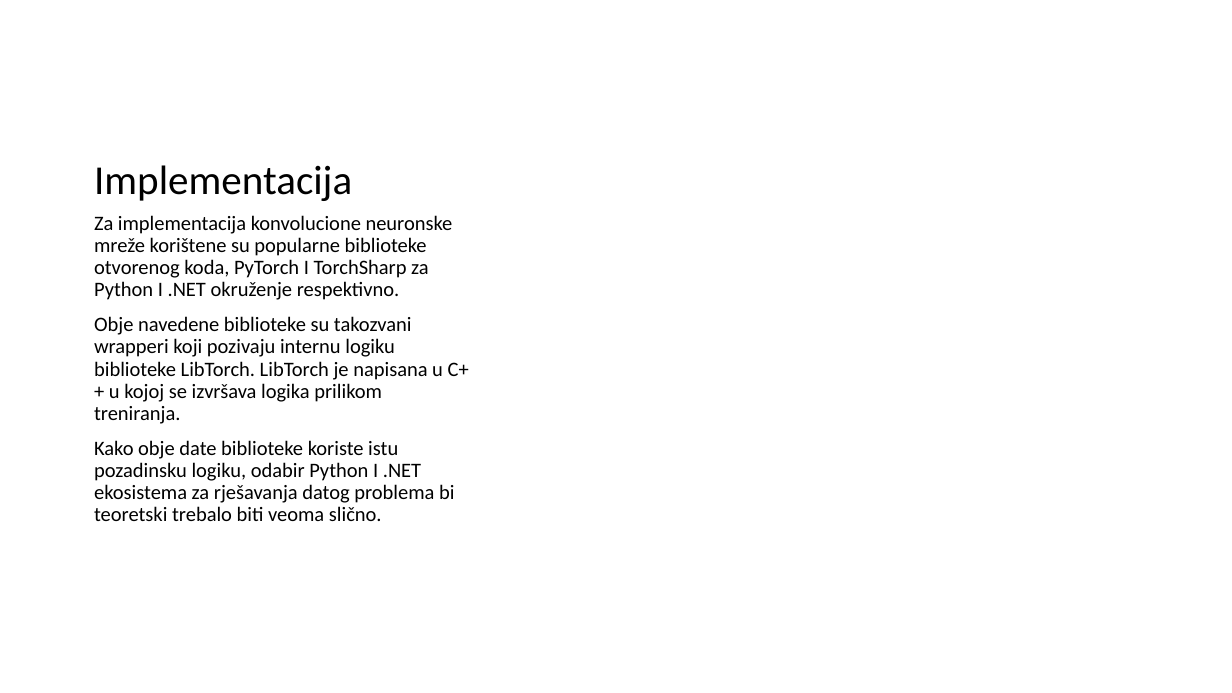
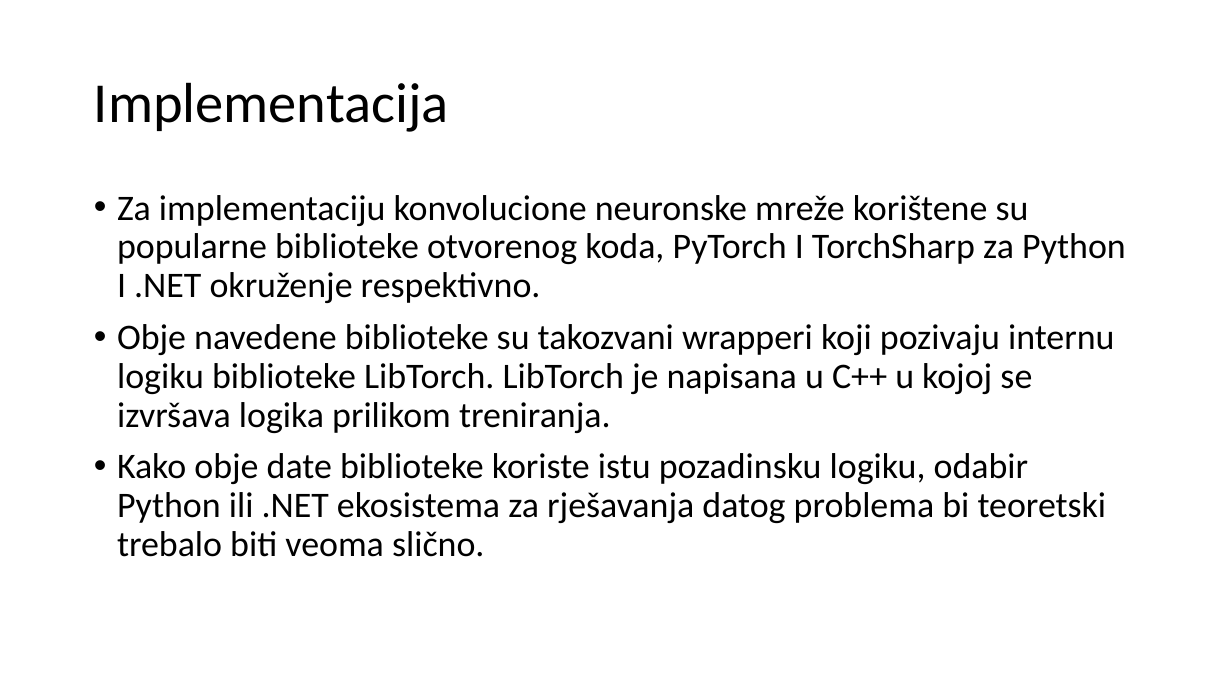
Before and after one commit to omarkurtovic/ml-dotnet-vs-python, a slide deck: slide 4 of Presentation/Komparativna analiza ML metodologija.pptx. Drawn at 1232x693 pixels with LibreOffice and Linux fonts; fonts in the diff are those of the drawing. Boxes give left, top, right and bottom in pixels: in the first picture for what was removed or moved away, otherwise in the second. Text is boxed around its words. In the diff, an @@ line names an element or a change of style, - is before the commit and + after.

```diff
--- a/Presentation/Komparativna analiza ML metodologija.pptx
+++ b/Presentation/Komparativna analiza ML metodologija.pptx
@@ title "Implementacija": place and size @@
-title "Implementacija" at (94, 165, 352, 201)
+title "Implementacija" at (94, 82, 449, 132)
@@ title "Implementacija" at (94, 82, 449, 132): size 32 to 44 pt; vertical alignment bottom to middle @@
@@ text "Za implementaciju konvolucione neuronske mreže ...": place and size @@
-text "Za implementaciju konvolucione neuronske mreže ..." at (94, 215, 469, 521)
+text "Za implementaciju konvolucione neuronske mreže ..." at (117, 195, 1126, 557)
@@ text at (117, 195, 1126, 303): text changed; size 16 to 28 pt @@
-Za implementacija konvolucione neuronske mreže korištene su popularne biblioteke otvorenog koda, PyTorch I TorchSharp za Python I .NET okruženje respektivno.
+• Za implementaciju konvolucione neuronske mreže korištene su popularne biblioteke otvorenog koda, PyTorch I TorchSharp za Python I .NET okruženje respektivno.
@@ text at (117, 324, 1114, 433): size 16 to 28 pt in "Obje navedene biblioteke su takozvani wrapperi koji ..."; bullet none to • @@
@@ text at (117, 453, 1107, 557): text changed; size 16 to 28 pt @@
-Kako obje date biblioteke koriste istu pozadinsku logiku, odabir Python I .NET ekosistema za rješavanja datog problema bi teoretski trebalo biti veoma slično.
+• Kako obje date biblioteke koriste istu pozadinsku logiku, odabir Python ili .NET ekosistema za rješavanja datog problema bi teoretski trebalo biti veoma slično.
```
Also in this commit, not shown: 3 other slides changed, 2 slides added, 3 slides removed.
